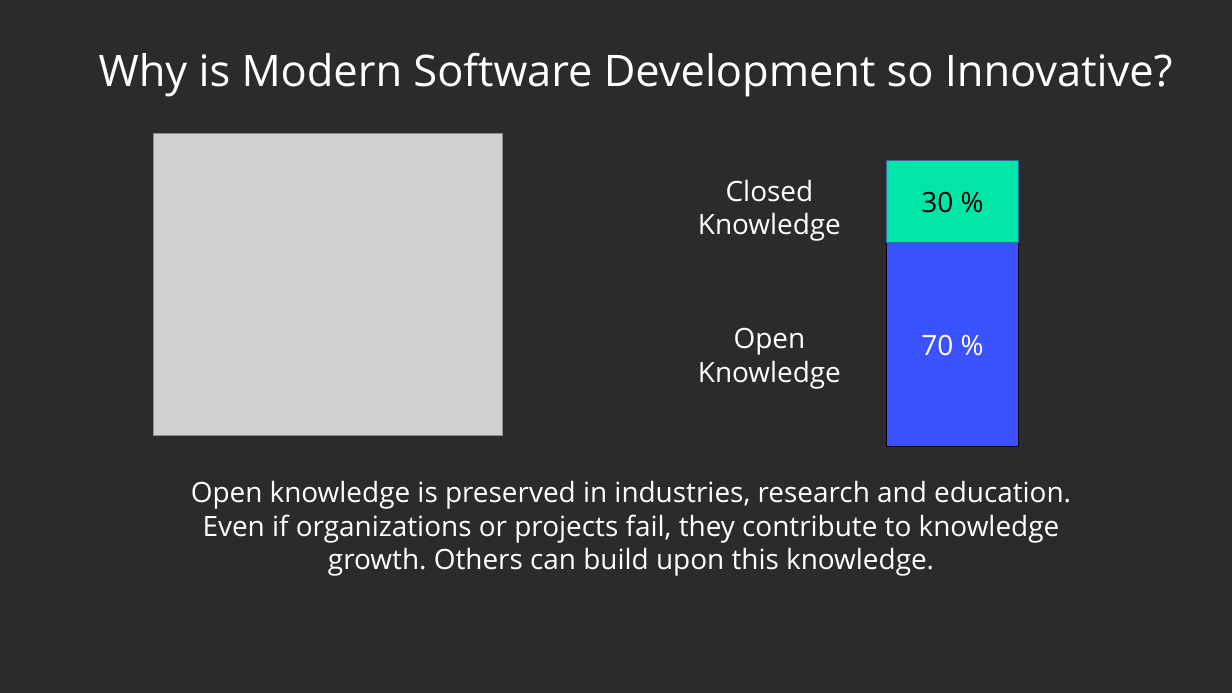
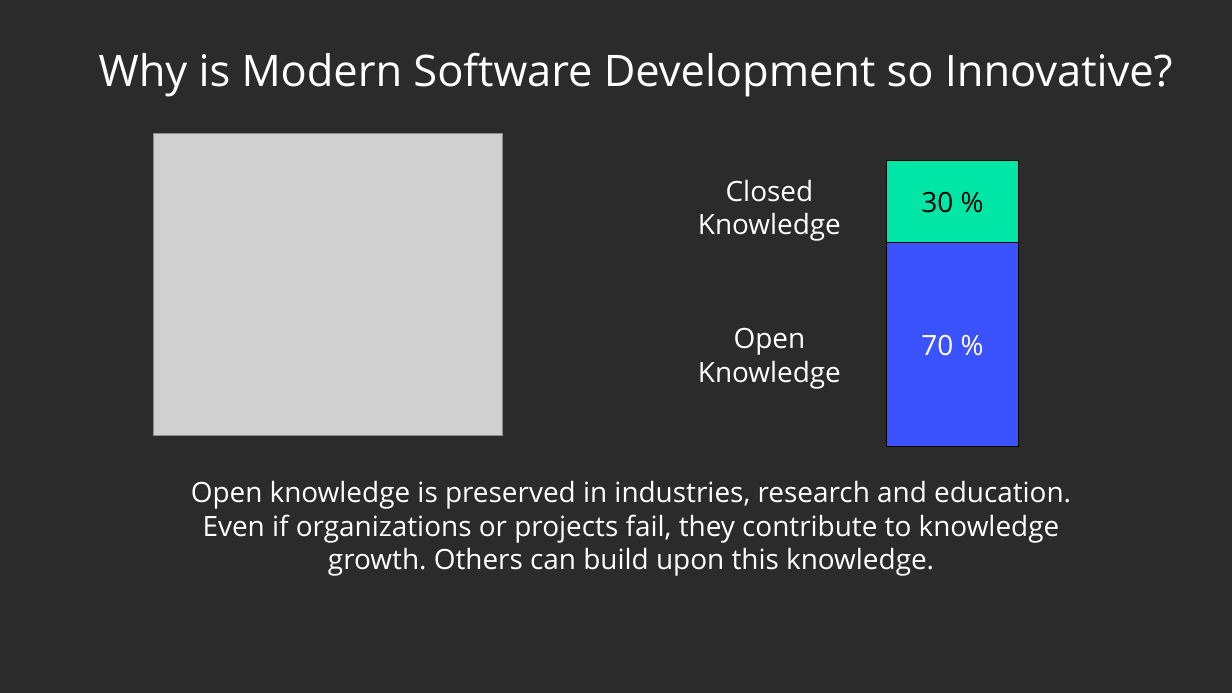
Before and after one commit to protontypes/documents, a slide deck: slide 6 of slides/2020-11-05_protontypes_GeneralSlides_R04.odp. Drawn at 1232x693 pixels with LibreOffice and Linux fonts; fonts in the diff are those of the drawing; grey boxes stand for pictures; background and template pictures are left out; a plain dark background stands for a picture behind light text. Boxes give left, top, right and bottom in pixels: in the first picture for what was removed or moved away, otherwise in the second. Text is boxed around its words. In the diff, an @@ line names an element or a change of style, - is before the commit and + after.

```diff
--- a/slides/2020-11-05_protontypes_GeneralSlides_R04.odp
+++ b/slides/2020-11-05_protontypes_GeneralSlides_R04.odp
@@ rectangle "30 %" at [887, 161, 1018, 243]: outline #3465A4 0 pt to #000000 0 pt @@
```
Also in this commit, not shown: 3 other slides changed, 2 other files.
